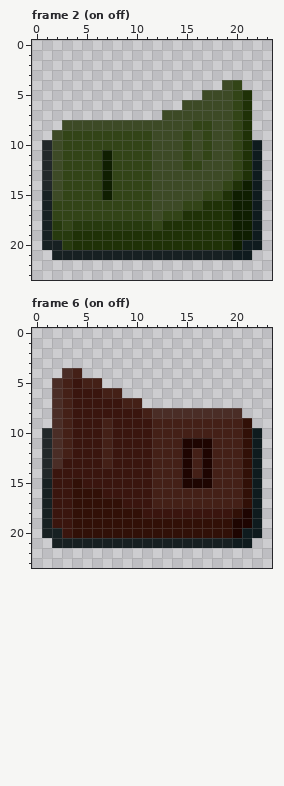
A pixel-art file gets an edit: Assets/Resources/new aseprite/objects/interactives/switch.aseprite. The picture above is the old version.
24x24 pixels, 8 frames. Colours within 5 levels of each other are drawn and written as one. Shown: frame 2 (on off), frame 6 (on off). The commit also changed other frames, which this record leaves out.
Now the later version:
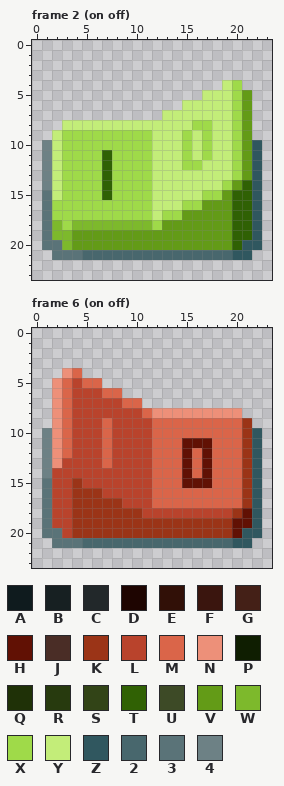
Palette (. is transparent): A #0f1b1e  B #172022  C #22282a  D #1e0501  E #311007  F #3a150e  G #442017  H #611104  J #4a2d26  K #9b3417  L #b9432c  M #da6549  N #ed9079  P #0f1e01  Q #1f3107  R #273a0e  S #324417  T #306104  U #3d4a26  V #639b17  W #7db92c  X #9fda49  Y #c3ed79  Z #30575f  2 #48676d  3 #5a7378  4 #6d8185
Edits made:
layer "...em/em" now hidden
Changed rows in their new state; - is an unchanged pixel.
Frame 2 (on off):
first column x 1:
 4 ------------------YX--
 5 ----------------YYYXV-
 6 --------------YYYYYXV-
 7 ------------YYYYYYYXV-
 8 --YYYYYYYYYYYYYXXYYXV-
 9 -YXXXXXXXXXYYYXYXYYXV-
10 4YXXXXXXXXXYYYXYXYYXVZ
11 4YXXXXTXXXXYYYXYXYYXVZ
12 4YXXXXTXXXXYYYXXYYYXVZ
13 4YXXXXTXXXXYYYYYYYYXVZ
14 4YXXXXTXXXXYYYYYYYXVTZ
15 3YXXXXTXXXXYYYYYXXVTTZ
16 3XXXXXXXXXXYYYXXVVVTTZ
17 3XXXXXXXXXXYXXVVVVVTTZ
18 3WXWWWWWWWWXVVVVVVVTTZ
19 3WWVVVVVVVVVVVVVVVVTTZ
20 33WVVVVVVVVVVVVVVVVTZZ
21 -333222222222222222ZZ-
Frame 6 (on off):
first column x 1:
 4 --NM------------------
 5 -NMLMM----------------
 6 -NMLLLMM--------------
 7 -NMLLLLLMM------------
 8 -NMLLLLLLLMNNNNNNNNN--
 9 -NMLLLMLLLLMMMMMMMMMK-
10 4NMLLLMLLLLMMMMMMMMMKZ
11 4NMLLLMLLLLMMMHHHMMMKZ
12 4NMLLLMLLLLMMMHMHMMMKZ
13 4NLLLLMLLLLMMMHMHMMMKZ
14 4LLLLLLLLLLMMMHMHMMMKZ
15 3LLKLLLLLLLMMMHHHMMMKZ
16 3LLKKKLLLLLMMMMMMMMMKZ
17 3LLKKKKKLLLMMMMMMMMMKZ
18 3LLKKKKKKKLLLLLLLLLKHZ
19 3LLKKKKKKKKKKKKKKKKHHZ
20 33LKKKKKKKKKKKKKKKKHZZ
21 -333222222222222222ZZ-
